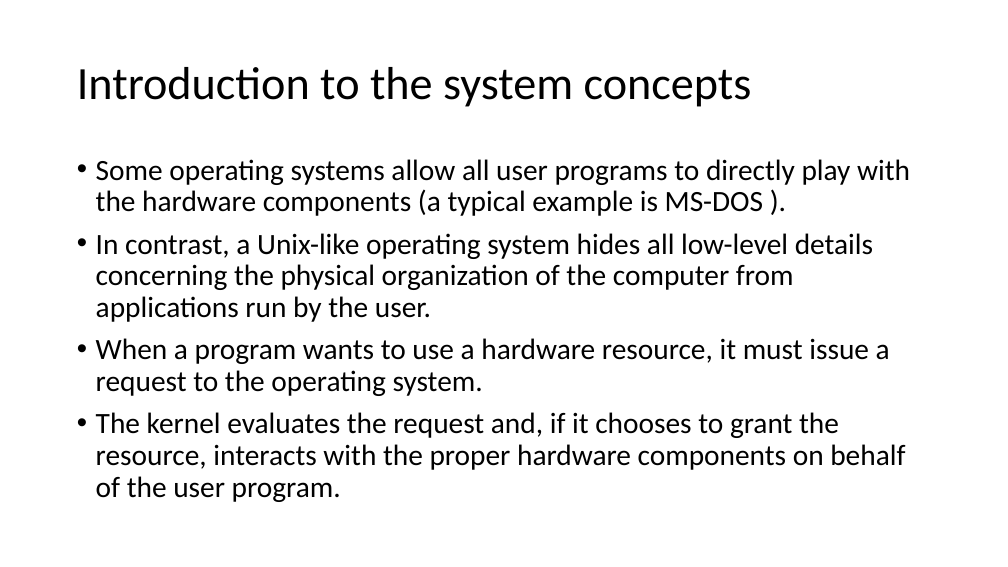
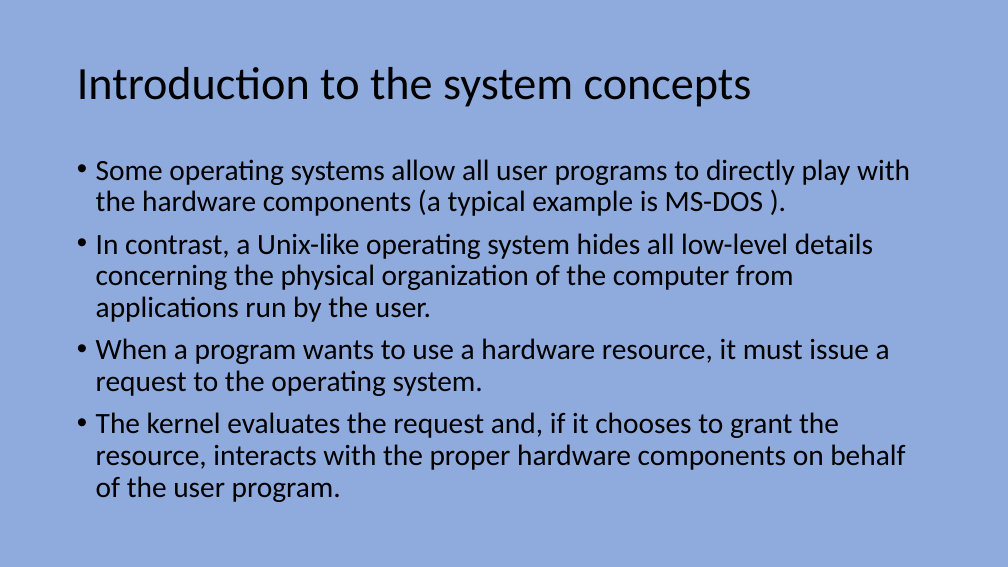
Before and after one commit to HighnessAtharva/Sem-VI, a slide deck: slide 13 of Linux and Unix/Unit 2.pptx. Drawn at 1008x567 pixels with LibreOffice and Linux fonts; fonts in the diff are those of the drawing. Boxes give left, top, right and bottom in pixels: in the first picture for what was removed or moved away, otherwise in the second. Text is boxed around its words. In the diff, an @@ line names an element or a change of style, - is before the commit and + after.

```diff
--- a/Linux and Unix/Unit 2.pptx
+++ b/Linux and Unix/Unit 2.pptx
@@ background #FFFFFF to #8FAADC @@
```
Also in this commit, not shown: 26 other slides changed, 28 other files.
